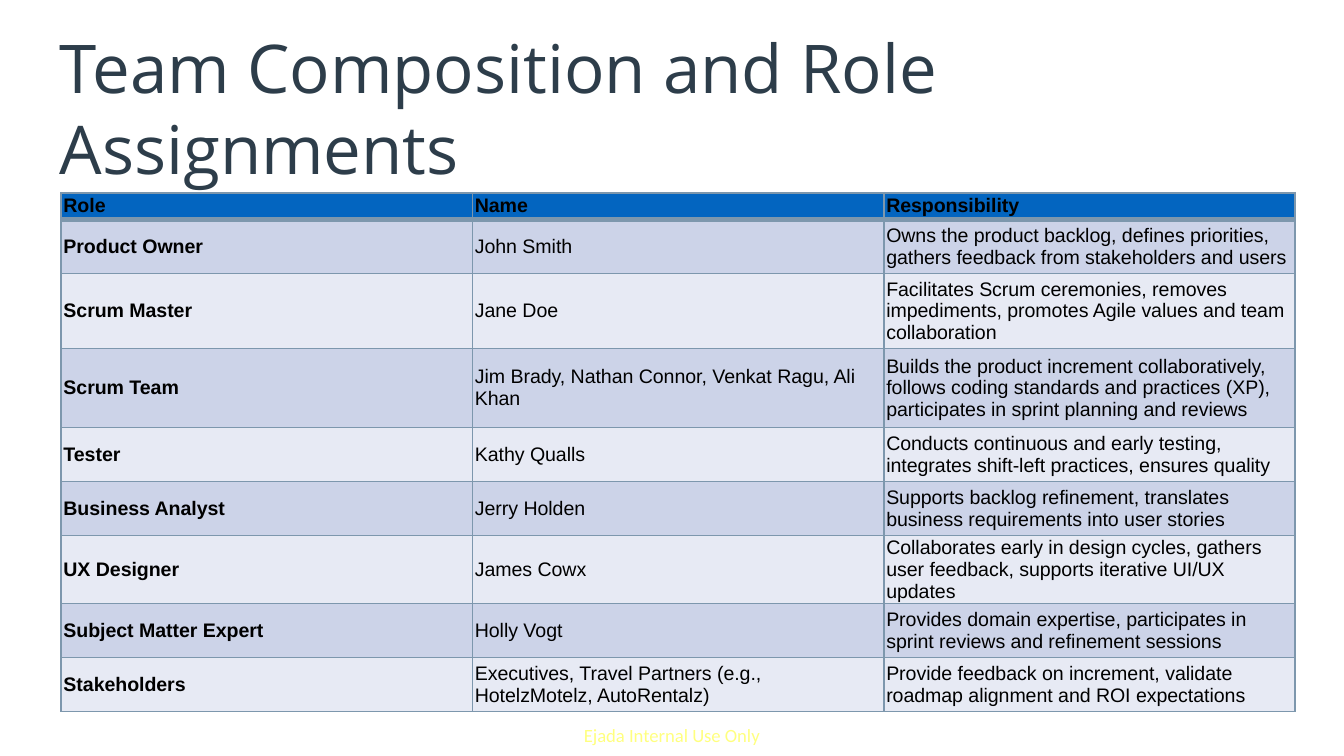
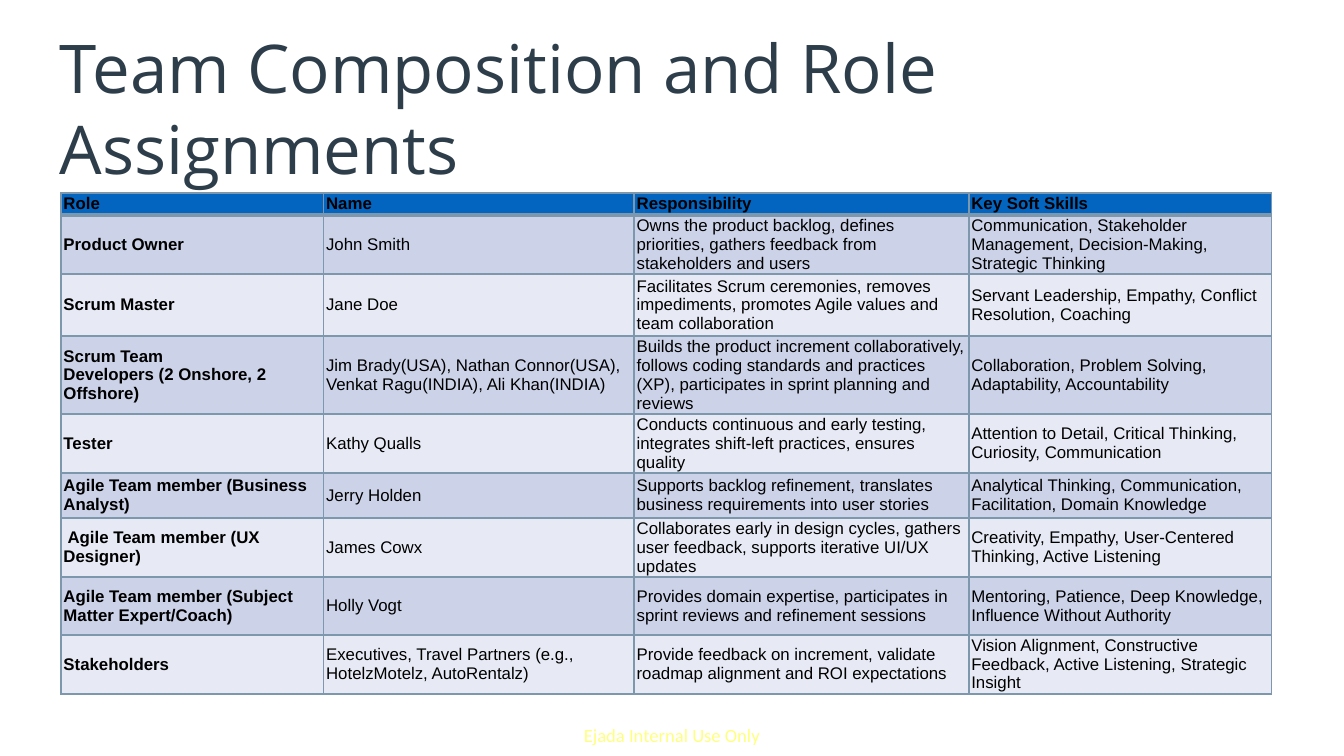
Before and after one commit to salmaAttia/Agile-Software-Developer-Nanodegree-udacity-course-, a slide deck: slide 9 of Project 1 - WorldVisitz Mobile Application Agile Delivery Launch/WorldVisitz-Agile-Onboarding-SalmaAttia.pptx. Drawn at 1344x756 pixels with LibreOffice and Linux fonts; fonts in the diff are those of the drawing. Boxes give left, top, right and bottom in pixels: in the first picture for what was removed or moved away, otherwise in the second. Text is boxed around its words. In the diff, an @@ line names an element or a change of style, - is before the commit and + after.

```diff
--- a/Project 1 - WorldVisitz Mobile Application Agile Delivery Launch/WorldVisitz-Agile-Onboarding-SalmaAttia.pptx
+++ b/Project 1 - WorldVisitz Mobile Application Agile Delivery Launch/WorldVisitz-Agile-Onboarding-SalmaAttia.pptx
@@ table at [60, 192, 1270, 716] @@
-column 1: Role | Product Owner | Scrum Master | Scrum Team | Tester | Business Analyst | UX Designer | Subject Matter Expert | Stakeholders
+column 1: Role | Product Owner | Scrum Master | Scrum Team / Developers (2 Onshore, 2 Offshore) | Tester | Agile Team member (Business Analyst) | Agile Team member (UX Designer) | Agile Team member (Subject Matter Expert/Coach) | Stakeholders
-column 2, row 4: Jim Brady, Nathan Connor, Venkat Ragu, Ali Khan
+column 2, row 4: Jim Brady(USA), Nathan Connor(USA), Venkat Ragu(INDIA), Ali Khan(INDIA)
+column 4: Key Soft Skills | Communication, Stakeholder Management, Decision-Making, Strategic Thinking | Servant Leadership, Empathy, Conflict Resolution, Coaching | Collaboration, Problem Solving, Adaptability, Accountability | Attention to Detail, Critical Thinking, Curiosity, Communication | Analytical Thinking, Communication, Facilitation, Domain Knowledge | Creativity, Empathy, User-Centered Thinking, Active Listening | Mentoring, Patience, Deep Knowledge, Influence Without Authority | Vision Alignment, Constructive Feedback, Active Listening, Strategic Insight
@@ table: place and size @@
-table at [60, 192, 1294, 716]
+table at [60, 192, 1270, 716]
```
Also in this commit, not shown: 2 slides added, 1 slide removed, 2 other files.
